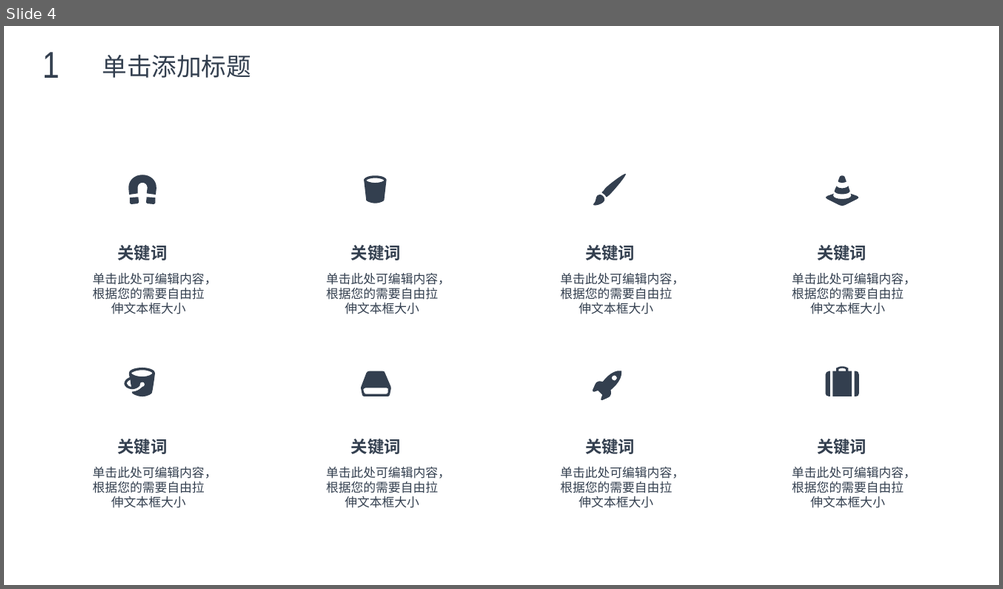
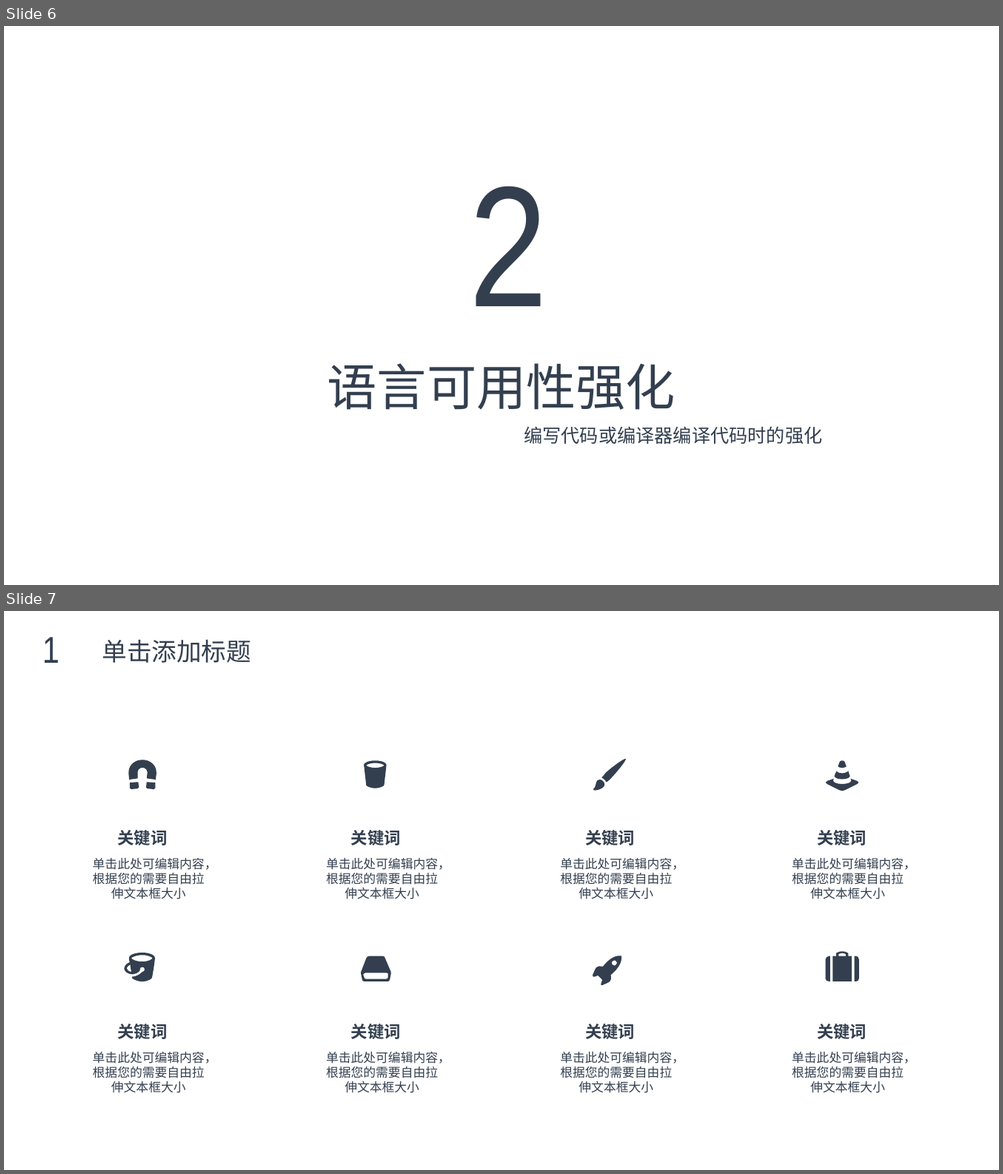
Before and after one commit to max4sharing/modern_cpp, a slide deck: C++11.pptx. Shown one above the other, each under a label of ours: slide 4 before the commit, slides 6 and 7 after it. The pictures are 1003x589 and 1003x1174 pixels, drawn with LibreOffice and Linux fonts; fonts in the diff are those of the drawing; background and template pictures are left out. Boxes give left, top, right and bottom in pixels: in the first picture for what was removed or moved away, otherwise in the second. Text is boxed around its words. In the diff, an @@ line names an element or a change of style, - is before the commit and + after.

```diff
--- a/C++11.pptx
+++ b/C++11.pptx
@@ slide 6 added at (4,26,999,585), background picture (left out) @@
@@ text added at (469,186,547,306), 166 pt, text #333F4F @@
+2
@@ text added at (327,363,675,410), 48 pt, text #333F4F @@
+语言可用性强化
@@ text added at (523,427,822,444), 18 pt, text #333F4F @@
+编写代码或编译器编译代码时的强化
@@ what was slide 4 is now slide 7 @@
```
Also in this commit, not shown: 1 slide changed, 4 other slides added, 1 slide removed.
